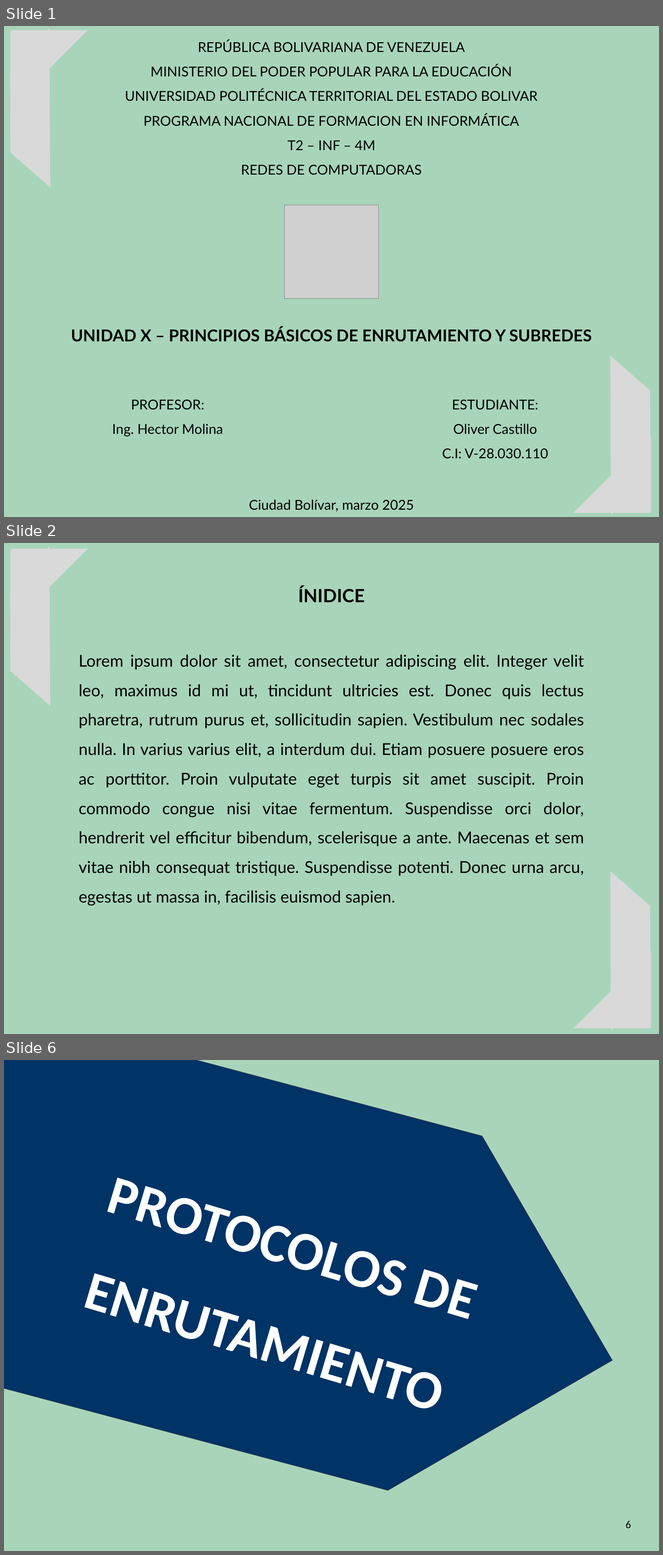
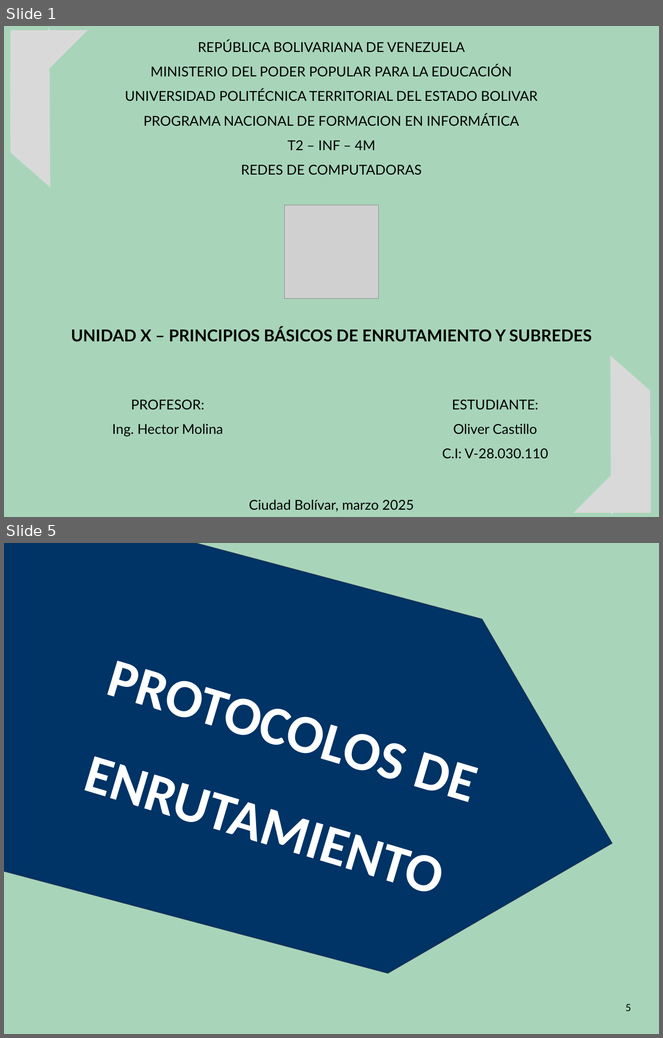
Before and after one commit to oloco2792/Universidad, a slide deck: REDES DE COMPUTADORA/UNIDAD X/UNIDAD X.pptx. Shown one above the other, each under a label of ours: slides 1, 2 and 6 before the commit, slides 1 and 5 after it; the slides between them are not shown. The pictures are 663x1555 and 663x1038 pixels, drawn with LibreOffice and Linux fonts; fonts in the diff are those of the drawing; grey boxes stand for pictures. Boxes give left, top, right and bottom in pixels: in the first picture for what was removed or moved away, otherwise in the second. Text is boxed around its words. In the diff, an @@ line names an element or a change of style, - is before the commit and + after.

```diff
--- a/REDES DE COMPUTADORA/UNIDAD X/UNIDAD X.pptx
+++ b/REDES DE COMPUTADORA/UNIDAD X/UNIDAD X.pptx
@@ slide 2 removed at [4, 543, 659, 1034], background #A8D5BA @@
@@ diag stripe removed at [4, 546, 129, 705] @@
@@ right triangle removed at [11, 549, 88, 626] @@
@@ text removed at [298, 587, 365, 603] @@
-ÍNIDICE
@@ text removed at [79, 654, 584, 906] @@
-Lorem ipsum dolor sit amet, consectetur adipiscing elit. Integer velit leo, maximus id mi ut, tincidunt ultricies est. Donec quis lectus pharetra, rutrum purus et, sollicitudin sapien. Vestibulum nec sodales nulla. In varius varius elit, a interdum dui. Etiam posuere posuere eros ac porttitor. Proin vulputate eget turpis sit amet suscipit. Proin commodo congue nisi vitae fermentum. Suspendisse orci dolor, hendrerit vel efficitur bibendum, scelerisque a ante. Maecenas et sem vitae nibh consequat tristique. Suspendisse potenti. Donec urna arcu, egestas ut massa in, facilisis euismod sapien.
@@ diag stripe removed at [532, 871, 659, 1030] @@
@@ right triangle removed at [574, 951, 651, 1029] @@
@@ what was slide 6 is now slide 5 @@
@@ page number at [626, 1004, 632, 1012]: text changed @@
-6
+5
```
Also in this commit, not shown: 3 slides changed, 14 slides added, 6 other slides removed, 2 other files.
